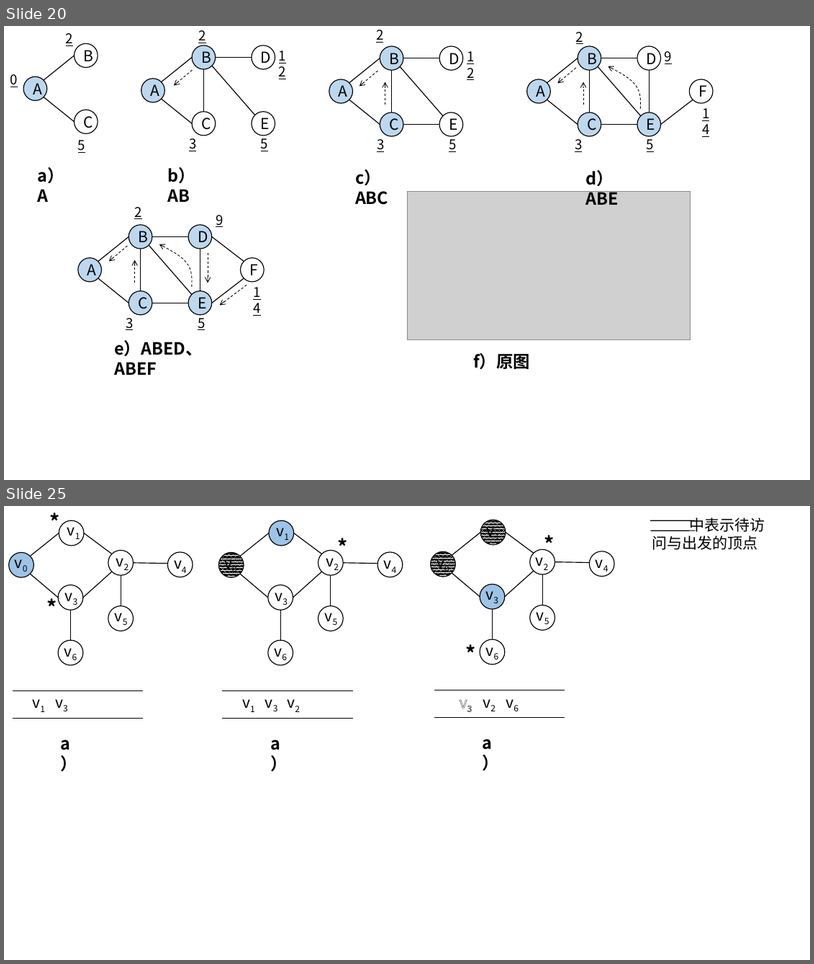
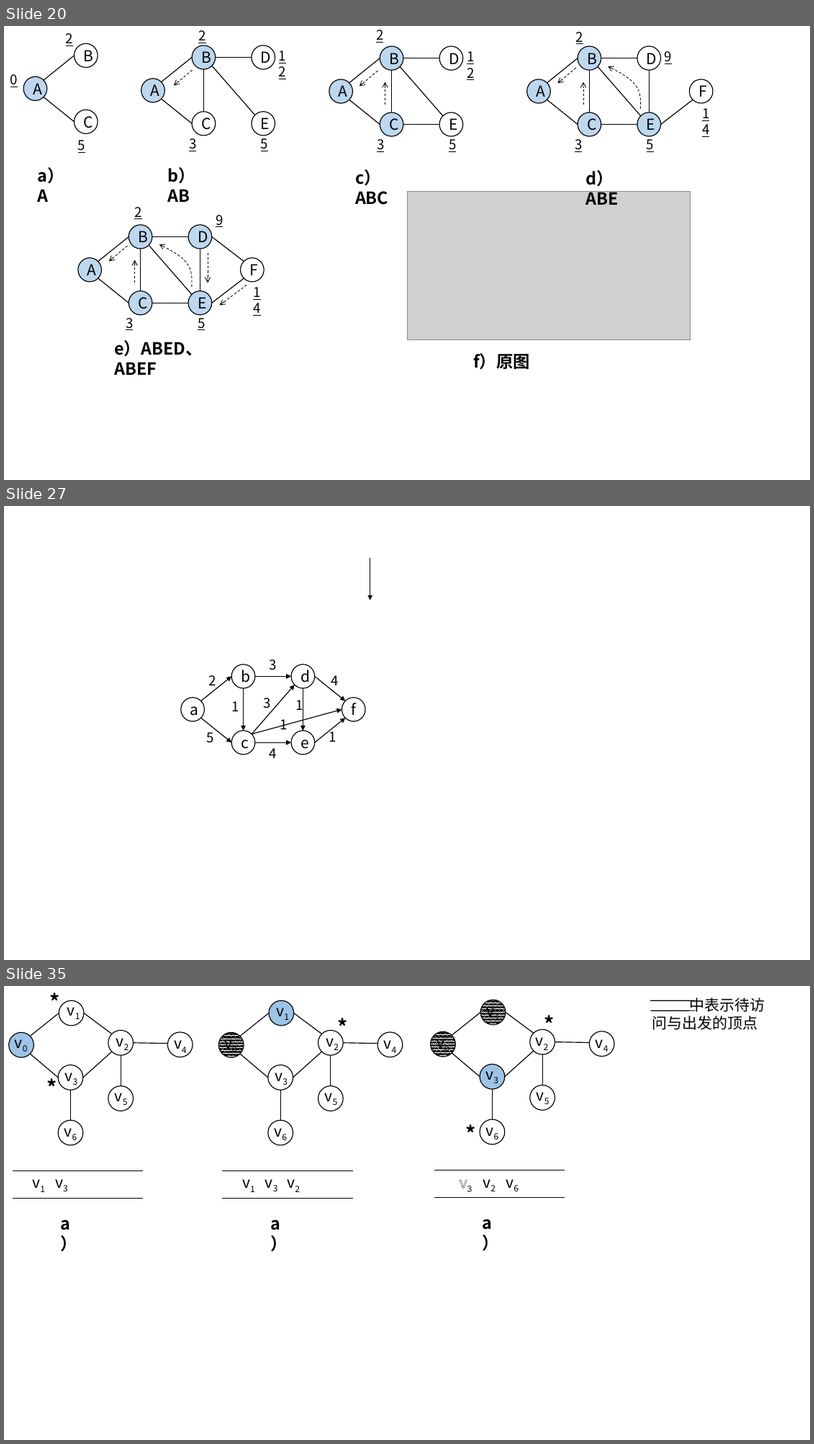
Before and after one commit to CoreLoop163/CoreLoopBooks, a slide deck: data_structure/assets/pics_and_ppts/ch5/画图用、.pptx. Shown one above the other, each under a label of ours: slides 20 and 25 before the commit, slides 20, 27 and 35 after it; the slides between them are not shown. The pictures are 814x964 and 814x1444 pixels, drawn with LibreOffice and Linux fonts; fonts in the diff are those of the drawing; grey boxes stand for pictures. Boxes give left, top, right and bottom in pixels: in the first picture for what was removed or moved away, otherwise in the second. Text is boxed around its words. In the diff, an @@ line names an element or a change of style, - is before the commit and + after.

```diff
--- a/data_structure/assets/pics_and_ppts/ch5/画图用、.pptx
+++ b/data_structure/assets/pics_and_ppts/ch5/画图用、.pptx
@@ slide 27 added at box(4, 506, 810, 960), background #FFFFFF @@
@@ arrow added from (370, 558) to (370, 600), #000000 1 pt @@
@@ arrow added from (201, 701) to (232, 676), #000000 1 pt @@
@@ text added at box(209, 675, 216, 690), 16 pt, text #000000 @@
+2
@@ ellipse added at box(232, 664, 255, 689), fill #FFFFFF, outline #000000 1 pt, 18 pt, text #000000 @@
+b
@@ arrow added from (255, 676) to (291, 676), #000000 1 pt @@
@@ text added at box(269, 659, 276, 670), 16 pt, text #000000 @@
+3
@@ ellipse added at box(291, 664, 315, 689), fill #FFFFFF, outline #000000 1 pt, 18 pt, text #000000 @@
+d
@@ arrow added from (315, 676) to (346, 701), #000000 1 pt @@
@@ text added at box(332, 675, 339, 690), 16 pt, text #000000 @@
+4
@@ ellipse added at box(181, 698, 205, 721), fill #FFFFFF, outline #000000 1 pt, 18 pt, text #000000 @@
+a
@@ arrow added from (244, 688) to (244, 731), #000000 1 pt @@
@@ arrow added from (252, 734) to (295, 685), #000000 1 pt @@
@@ text added at box(263, 698, 270, 708), 16 pt, text #000000 @@
+3
@@ text added at box(296, 700, 303, 710), 16 pt, text #000000 @@
+1
@@ arrow added from (304, 688) to (304, 731), #000000 1 pt @@
@@ ellipse added at box(342, 698, 365, 721), fill #FFFFFF, outline #000000 1 pt, 18 pt, text #000000 @@
+f
@@ arrow added from (201, 718) to (232, 743), #000000 1 pt @@
@@ text added at box(232, 701, 239, 711), 16 pt, text #000000 @@
+1
@@ arrow added from (252, 734) to (342, 709), #000000 1 pt @@
@@ text added at box(280, 719, 287, 729), 16 pt, text #000000 @@
+1
@@ arrow added from (315, 743) to (346, 718), #000000 1 pt @@
@@ text added at box(207, 728, 214, 743), 16 pt, text #000000 @@
+5
@@ ellipse added at box(232, 731, 255, 754), fill #FFFFFF, outline #000000 1 pt, 18 pt, text #000000 @@
+c
@@ arrow added from (255, 743) to (291, 743), #000000 1 pt @@
@@ ellipse added at box(291, 731, 315, 754), fill #FFFFFF, outline #000000 1 pt, 18 pt, text #000000 @@
+e
@@ text added at box(329, 728, 337, 741), 16 pt, text #000000 @@
+1
@@ text added at box(269, 748, 276, 758), 16 pt, text #000000 @@
+4
@@ what was slide 25 is now slide 35 @@
```
Also in this commit, not shown: 1 slide changed, 8 other slides added, 32 other files.
